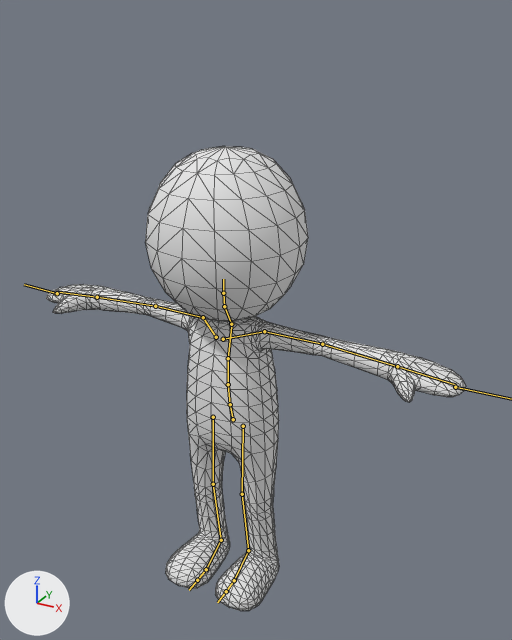
An edit to the glTF model stickman-animated.glb, drawn before and after from the same camera.
Both versions are drawn from a camera (50 mm lens) standing at (1.052, -1.721, 1.855) and looking at (0.073, 0.058, 0.965). Lighting does not change. The marker at lower left points along +X, +Y and +Z. The first picture is the older version. The bones that change, and the others that lie on the model, are drawn over the model as lines. Mesh edges are drawn as thin lines.
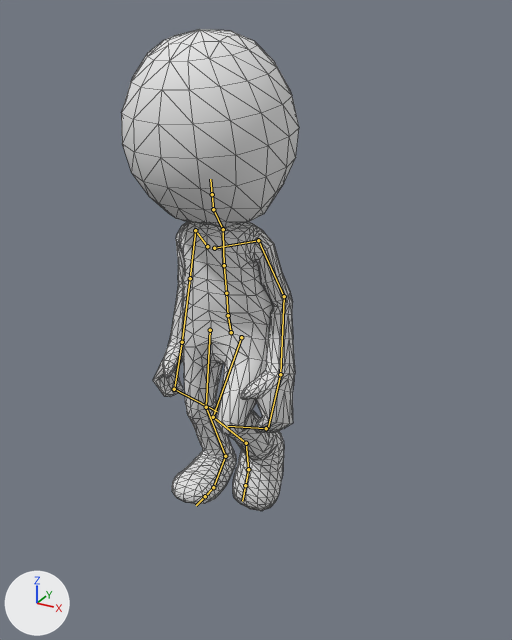
The newer file adds an action. The first version stands in its rest pose; the second is drawn at frame 32 of the action 'Walk_Formal_Loop'.

Location of each change, (x1, y1, x2, y2) in pixels of the pictures (512 x 640 px):
'Mesh_0', posed (57% narrower): before (46, 146, 466, 611); after (121, 29, 299, 511)
bone 'pelvis', root to tip: before (233, 419) to (230, 404); after (231, 332) to (228, 315)
bone 'spine_02', root to tip: before (228, 384) to (228, 358); after (226, 293) to (224, 265)
bone 'spine_03', root to tip: before (228, 358) to (231, 326); after (224, 265) to (223, 232)
bone 'neck_01', root to tip: before (231, 324) to (224, 306); after (223, 229) to (213, 209)
bone 'head', root to tip: before (224, 306) to (223, 293); after (213, 209) to (212, 194)
bone 'head_leaf', root to tip: before (223, 293) to (223, 279); after (212, 194) to (210, 179)
bone 'clavicle_l', root to tip: before (223, 339) to (264, 331); after (214, 248) to (258, 240)
bone 'upperarm_l', root to tip: before (264, 331) to (322, 344); after (258, 240) to (284, 296)
bone 'lowerarm_l', root to tip: before (322, 344) to (397, 366); after (284, 296) to (280, 374)
bone 'hand_l', root to tip: before (397, 366) to (456, 385); after (280, 374) to (268, 428)
bone 'clavicle_r', root to tip: before (216, 337) to (203, 317); after (207, 246) to (195, 230)
bone 'upperarm_r', root to tip: before (203, 317) to (155, 306); after (195, 230) to (190, 278)
bone 'lowerarm_r', root to tip: before (155, 306) to (97, 297); after (190, 278) to (182, 342)
bone 'hand_r', root to tip: before (97, 297) to (58, 292); after (182, 342) to (174, 388)
bone 'middle_01_r', root to tip: before (57, 293) to (24, 284); after (174, 389) to (217, 411)
bone 'thigh_l', root to tip: before (243, 426) to (242, 494); after (241, 337) to (213, 417)
bone 'calf_l', root to tip: before (242, 494) to (248, 550); after (213, 417) to (246, 443)
bone 'foot_l', root to tip: before (248, 550) to (234, 580); after (246, 443) to (248, 469)
bone 'ball_l', root to tip: before (234, 580) to (226, 591); after (248, 469) to (245, 485)
bone 'thigh_r', root to tip: before (213, 417) to (213, 484); after (210, 330) to (206, 407)
bone 'calf_r', root to tip: before (213, 484) to (221, 540); after (206, 407) to (225, 456)
bone 'ball_r', root to tip: before (206, 569) to (197, 580); after (213, 487) to (205, 496)
bone 'ball_leaf_r', root to tip: before (197, 580) to (189, 590); after (205, 496) to (196, 505)

What changed in the scene script:
```text
Change bone_pelvis:
    where bone_pelvis = bpy.data.objects['Skinned_Mesh_0'].pose.bones['pelvis']  # child of 'root'
    bone_pelvis.location: (0.0, 0.0, 0.0) -> (-0.014, 0.295, -0.094)
    bone_pelvis.rotation_quaternion: (1.0, 0.0, 0.0, 0.0) -> (1.0, 0.0, 0.004, -0.007)  # degrees (0, 0, 0) -> degrees (0, 0, -1)
Change bone_spine_02:
    where bone_spine_02 = bpy.data.objects['Skinned_Mesh_0'].pose.bones['spine_02']  # child of 'spine_01'
    bone_spine_02.rotation_quaternion: (1.0, 0.0, 0.0, 0.0) -> (0.998, 0.063, -0.002, 0.01)  # degrees (0, 0, 0) -> degrees (7, 0, 1)
Change bone_spine_03:
    where bone_spine_03 = bpy.data.objects['Skinned_Mesh_0'].pose.bones['spine_03']  # child of 'spine_02'
    bone_spine_03.rotation_quaternion: (1.0, 0.0, 0.0, 0.0) -> (0.998, 0.059, -0.005, -0.001)  # degrees (0, 0, 0) -> degrees (7, -1, 0)
Change bone_neck_01:
    where bone_neck_01 = bpy.data.objects['Skinned_Mesh_0'].pose.bones['neck_01']  # child of 'spine_03'
    bone_neck_01.rotation_quaternion: (1.0, 0.0, 0.0, 0.0) -> (0.997, -0.078, 0.003, -0.002)  # degrees (0, 0, 0) -> degrees (-9, 0, 0)
Change bone_head:
    where bone_head = bpy.data.objects['Skinned_Mesh_0'].pose.bones['head']  # child of 'neck_01'
    bone_head.rotation_quaternion: (1.0, 0.0, 0.0, 0.0) -> (1.0, -0.008, 0.0, 0.0)  # degrees (0, 0, 0) -> degrees (-1, 0, 0)
Change bone_head_leaf:
    where bone_head_leaf = bpy.data.objects['Skinned_Mesh_0'].pose.bones['head_leaf']  # child of 'head'
    bone_head_leaf.rotation_quaternion: (1.0, 0.0, 0.0, 0.0) -> (1.0, 0.031, 0.0, 0.0)  # degrees (0, 0, 0) -> degrees (4, 0, 0)
Change bone_clavicle_l:
    where bone_clavicle_l = bpy.data.objects['Skinned_Mesh_0'].pose.bones['clavicle_l']  # child of 'spine_03'
    bone_clavicle_l.rotation_quaternion: (1.0, 0.0, 0.0, 0.0) -> (0.996, -0.087, 0.015, 0.018)  # degrees (0, 0, 0) -> degrees (-10, 2, 2)
Change bone_upperarm_l:
    where bone_upperarm_l = bpy.data.objects['Skinned_Mesh_0'].pose.bones['upperarm_l']  # child of 'clavicle_l'
    bone_upperarm_l.rotation_quaternion: (1.0, 0.0, 0.0, 0.0) -> (0.858, -0.002, 0.038, -0.512)  # degrees (0, 0, 0) -> degrees (-2, 4, -62)
Change bone_lowerarm_l:
    where bone_lowerarm_l = bpy.data.objects['Skinned_Mesh_0'].pose.bones['lowerarm_l']  # child of 'upperarm_l'
    bone_lowerarm_l.rotation_quaternion: (1.0, 0.0, 0.0, 0.0) -> (0.969, 0.217, 0.096, -0.066)  # degrees (0, 0, 0) -> degrees (25, 12, -5)
Change bone_hand_l:
    where bone_hand_l = bpy.data.objects['Skinned_Mesh_0'].pose.bones['hand_l']  # child of 'lowerarm_l'
    bone_hand_l.rotation_quaternion: (1.0, 0.0, 0.0, 0.0) -> (0.993, 0.114, 0.008, -0.008)  # degrees (0, 0, 0) -> degrees (13, 1, -1)
Change bone_middle_01_l:
    where bone_middle_01_l = bpy.data.objects['Skinned_Mesh_0'].pose.bones['middle_01_l']  # child of 'hand_l'
    bone_middle_01_l.rotation_quaternion: (1.0, 0.0, 0.0, 0.0) -> (0.757, 0.653, 0.021, 0.022)  # degrees (0, 0, 0) -> degrees (82, 0, 4)
Change bone_clavicle_r:
    where bone_clavicle_r = bpy.data.objects['Skinned_Mesh_0'].pose.bones['clavicle_r']  # child of 'spine_03'
    bone_clavicle_r.rotation_quaternion: (1.0, 0.0, 0.0, 0.0) -> (0.996, -0.087, -0.015, -0.016)  # degrees (0, 0, 0) -> degrees (-10, -2, -2)
Change bone_upperarm_r:
    where bone_upperarm_r = bpy.data.objects['Skinned_Mesh_0'].pose.bones['upperarm_r']  # child of 'clavicle_r'
    bone_upperarm_r.rotation_quaternion: (1.0, 0.0, 0.0, 0.0) -> (0.848, -0.007, -0.037, 0.529)  # degrees (0, 0, 0) -> degrees (-3, -3, 64)
Change bone_lowerarm_r:
    where bone_lowerarm_r = bpy.data.objects['Skinned_Mesh_0'].pose.bones['lowerarm_r']  # child of 'upperarm_r'
    bone_lowerarm_r.rotation_quaternion: (1.0, 0.0, 0.0, 0.0) -> (0.994, 0.076, -0.063, 0.044)  # degrees (0, 0, 0) -> degrees (8, -8, 4)
Change bone_hand_r:
    where bone_hand_r = bpy.data.objects['Skinned_Mesh_0'].pose.bones['hand_r']  # child of 'lowerarm_r'
    bone_hand_r.rotation_quaternion: (1.0, 0.0, 0.0, 0.0) -> (0.993, 0.114, -0.008, 0.008)  # degrees (0, 0, 0) -> degrees (13, -1, 1)
Change bone_middle_01_r:
    where bone_middle_01_r = bpy.data.objects['Skinned_Mesh_0'].pose.bones['middle_01_r']  # child of 'hand_r'
    bone_middle_01_r.rotation_quaternion: (1.0, 0.0, 0.0, 0.0) -> (0.757, 0.653, -0.021, -0.022)  # degrees (0, 0, 0) -> degrees (82, 0, -4)
Change bone_thigh_l:
    where bone_thigh_l = bpy.data.objects['Skinned_Mesh_0'].pose.bones['thigh_l']  # child of 'pelvis'
    bone_thigh_l.rotation_quaternion: (1.0, 0.0, 0.0, 0.0) -> (0.932, -0.362, 0.0, -0.013)  # degrees (0, 0, 0) -> degrees (-42, 0, -1)
Change bone_calf_l:
    where bone_calf_l = bpy.data.objects['Skinned_Mesh_0'].pose.bones['calf_l']  # child of 'thigh_l'
    bone_calf_l.rotation_quaternion: (1.0, 0.0, 0.0, 0.0) -> (0.783, 0.622, 0.005, -0.006)  # degrees (0, 0, 0) -> degrees (77, 1, 0)
Change bone_foot_l:
    where bone_foot_l = bpy.data.objects['Skinned_Mesh_0'].pose.bones['foot_l']  # child of 'calf_l'
    bone_foot_l.rotation_quaternion: (1.0, 0.0, 0.0, 0.0) -> (0.95, 0.313, 0.002, 0.012)  # degrees (0, 0, 0) -> degrees (36, 0, 1)
Change bone_ball_l:
    where bone_ball_l = bpy.data.objects['Skinned_Mesh_0'].pose.bones['ball_l']  # child of 'foot_l'
    bone_ball_l.rotation_quaternion: (1.0, 0.0, 0.0, 0.0) -> (-0.999, -0.052, -0.001, 0.0)  # degrees (0, 0, 0) -> degrees (6, 0, 0)
Change bone_thigh_r:
    where bone_thigh_r = bpy.data.objects['Skinned_Mesh_0'].pose.bones['thigh_r']  # child of 'pelvis'
    bone_thigh_r.rotation_quaternion: (1.0, 0.0, 0.0, 0.0) -> (-0.998, 0.055, 0.0, 0.012)  # degrees (0, 0, 0) -> degrees (-6, 0, -1)
Change bone_calf_r:
    where bone_calf_r = bpy.data.objects['Skinned_Mesh_0'].pose.bones['calf_r']  # child of 'thigh_r'
    bone_calf_r.rotation_quaternion: (1.0, 0.0, 0.0, 0.0) -> (0.984, 0.179, 0.002, -0.001)  # degrees (0, 0, 0) -> degrees (21, 0, 0)
Change bone_ball_r:
    where bone_ball_r = bpy.data.objects['Skinned_Mesh_0'].pose.bones['ball_r']  # child of 'foot_r'
    bone_ball_r.rotation_quaternion: (1.0, 0.0, 0.0, 0.0) -> (0.989, 0.146, 0.0, 0.002)  # degrees (0, 0, 0) -> degrees (17, 0, 0)
Change bone_ball_leaf_r:
    where bone_ball_leaf_r = bpy.data.objects['Skinned_Mesh_0'].pose.bones['ball_leaf_r']  # child of 'ball_r'
    bone_ball_leaf_r.rotation_quaternion: (1.0, 0.0, 0.0, 0.0) -> (1.0, -0.028, 0.0, 0.0)  # degrees (0, 0, 0) -> degrees (-3, 0, 0)
```
